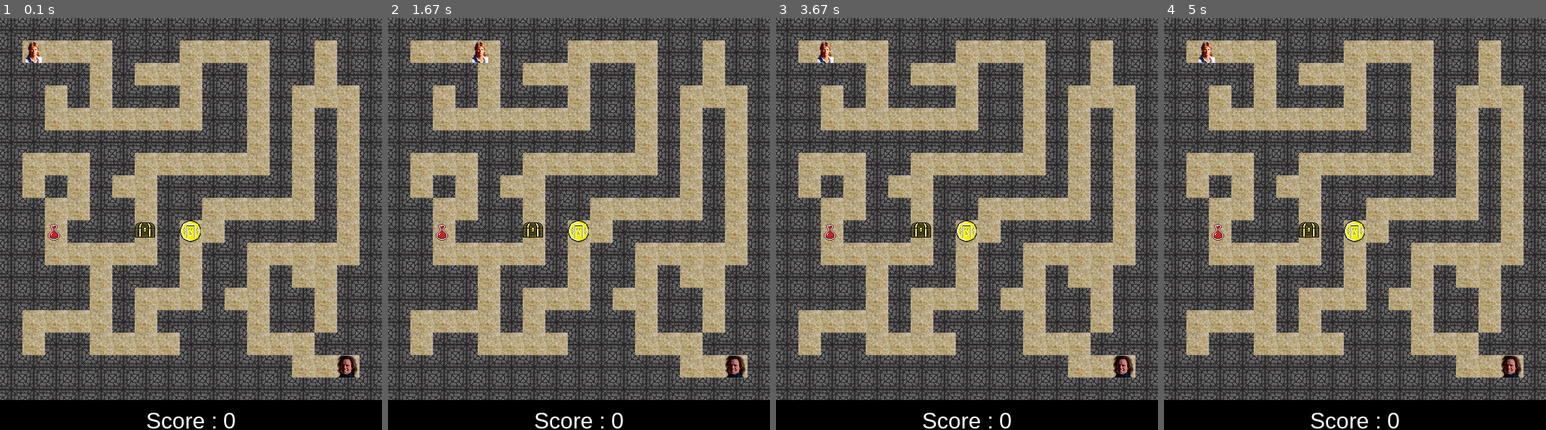
Above: before the commit, frames 1-4 (left to right).
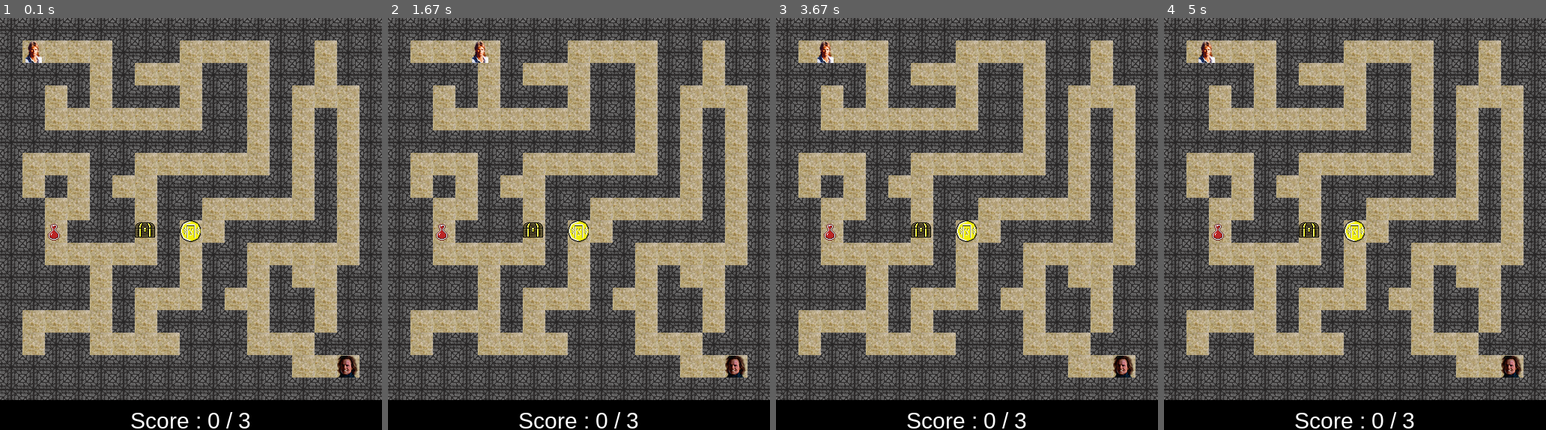
Above: after the commit, the same moments.

Repository: CoLoDot/PyGame_V2
Game: pygame game, started from mainloop.py
The game is run twice, just before and just after one commit, with the same random seed, the same clock (stepped at 60 frames per second) and the same inputs.
Inputs:
- Up to frame 1 (0.1 s): no input
- Up to frame 2 (1.67 s): hold Right 0.33-0.8 s; hold Up 0.83-1.13 s; hold Right 1.17-1.63 s
- Up to frame 3 (3.67 s): hold Left 1.67-2.2 s; hold Left 2.57-2.97 s; hold Right from 3.4 s (still down)
- Up to frame 4 (5 s): release Right at 4.03 s; hold Left 4.47-4.93 s; hold Right from 4.97 s (still down)

The runs differ from the first frame. In frame 1, 0.6% of the frame differs, in the area x 34-66%, y 95-100%; in frame 2, 0.6%; in frame 3, 0.6%; in frame 4, 0.6%.

Commit message:
Add '/ 3' to score displayed on screen

Diff:
--- a/mainloop.py
+++ b/mainloop.py
@@ -69,7 +69,7 @@
             play_again.restart(win, winWidth, winHeight, text)
 
         win.blit(back, (0, 0))
-        text = font.render('Score : ' + str(score), 1, (255, 255, 255))
+        text = font.render('Score : ' + str(score) + ' / 3', 1, (255, 255, 255))
         win.blit(text, (winWidth / 2 - text.get_width() / 2, 520))
         all_sprites.update()
         all_sprites.draw(win)
